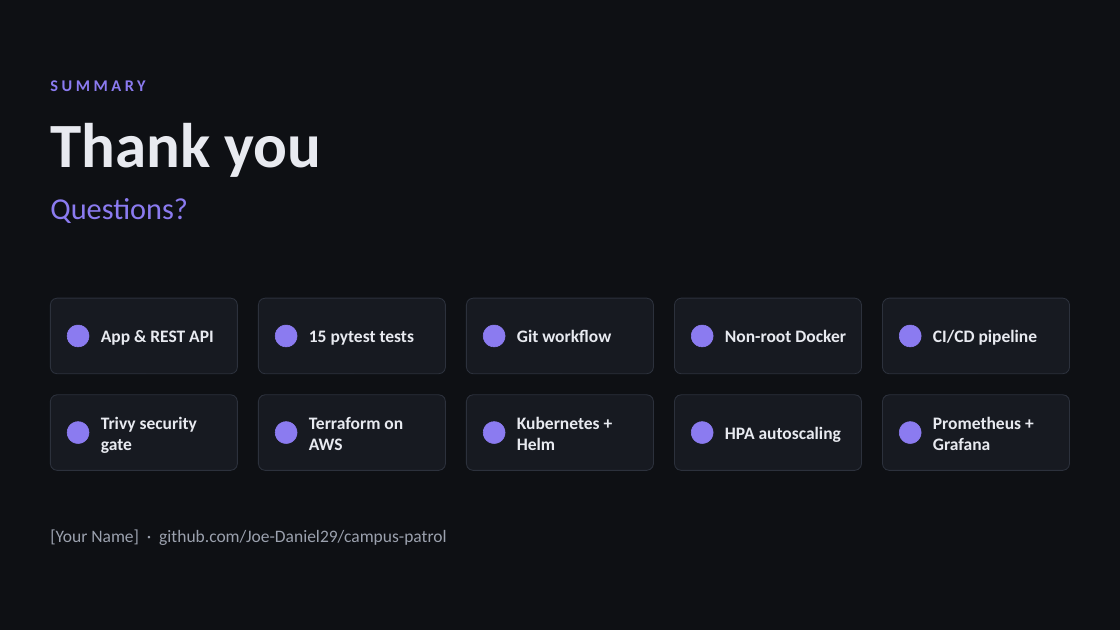
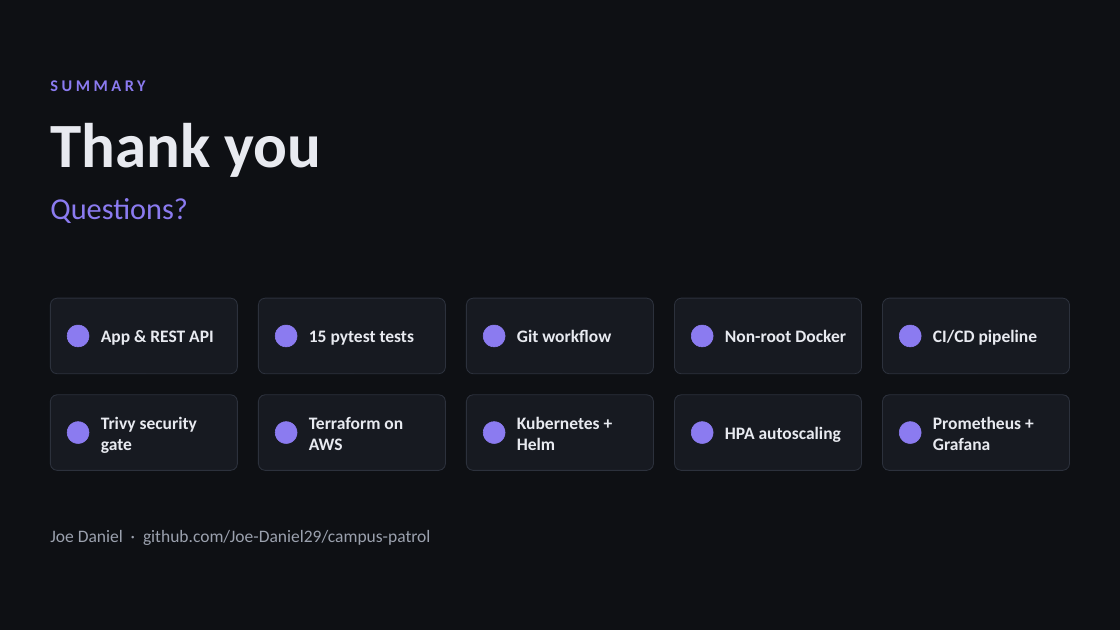
Before and after one commit to Joe-Daniel29/campus-patrol, a slide deck: slide 20 of docs/Campus-Patrol-Capstone.pptx. Drawn at 1120x630 pixels with LibreOffice and Linux fonts; fonts in the diff are those of the drawing. Boxes give left, top, right and bottom in pixels: in the first picture for what was removed or moved away, otherwise in the second. Text is boxed around its words. In the diff, an @@ line names an element or a change of style, - is before the commit and + after.

Commit message:
docs: add presenter name to the deck

```diff
--- a/docs/Campus-Patrol-Capstone.pptx
+++ b/docs/Campus-Patrol-Capstone.pptx
@@ text at <box>50,530,430,545</box>: text changed @@
-[Your Name] · github.com/Joe-Daniel29/campus-patrol
+Joe Daniel · github.com/Joe-Daniel29/campus-patrol
```
Also in this commit, not shown: 1 other slide changed.
